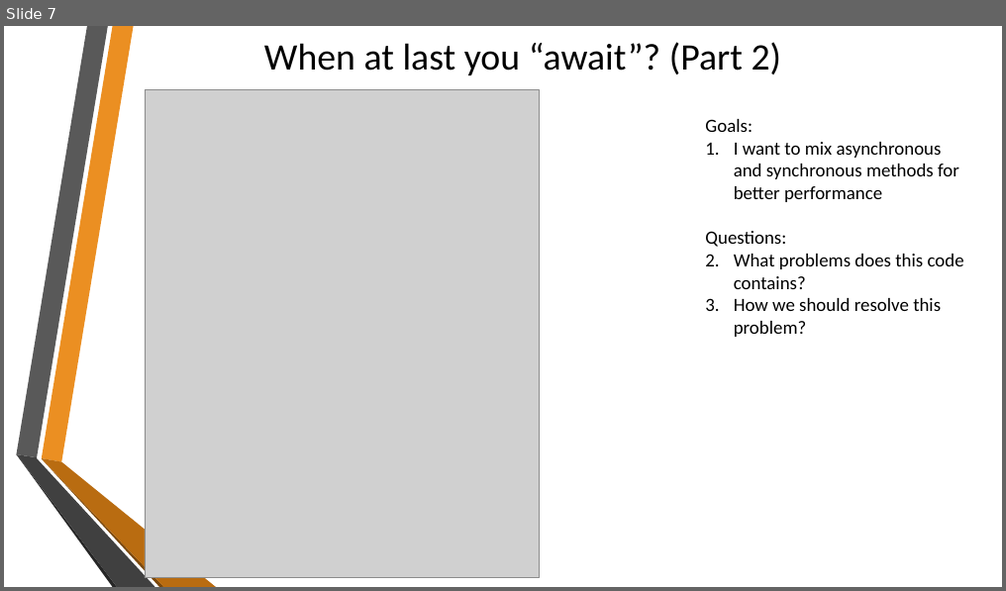
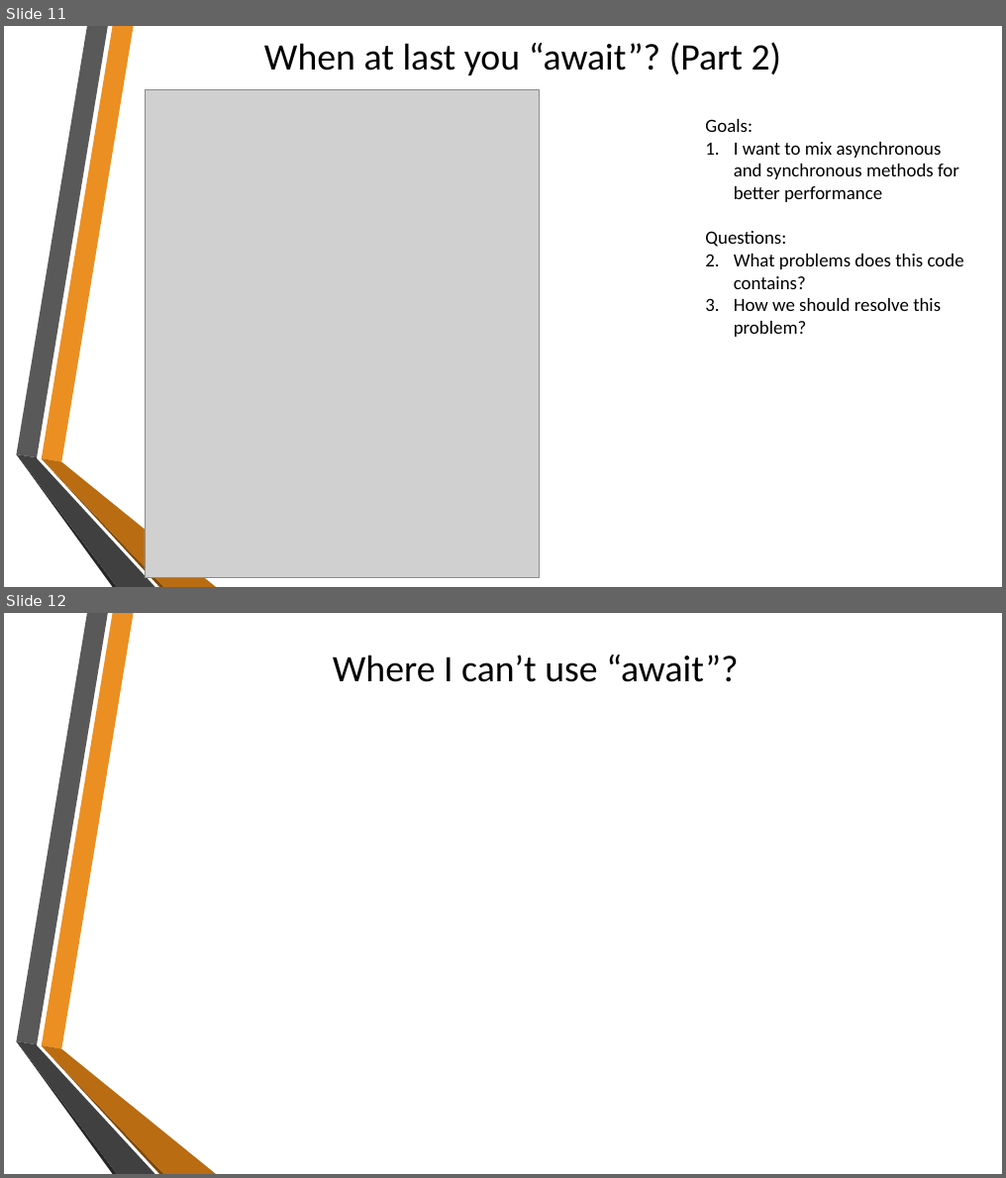
Before and after one commit to sflusov/AsyncAwaitPitfalls, a slide deck: Async Await and their pitfalls.pptx. Shown one above the other, each under a label of ours: slide 7 before the commit, slides 11 and 12 after it. The pictures are 1006x591 and 1006x1178 pixels, drawn with LibreOffice and Linux fonts; fonts in the diff are those of the drawing; grey boxes stand for pictures; background and template pictures are left out. Boxes give left, top, right and bottom in pixels: in the first picture for what was removed or moved away, otherwise in the second. Text is boxed around its words. In the diff, an @@ line names an element or a change of style, - is before the commit and + after.

```diff
--- a/Async Await and their pitfalls.pptx
+++ b/Async Await and their pitfalls.pptx
@@ slide 12 added at bbox=[4, 613, 1002, 1174], background picture (left out); not listed: 6 template elements that a slide beside it also shows @@
@@ title added at bbox=[333, 655, 738, 682], 36 pt, text #000000 @@
+Where I can’t use “await”?
@@ what was slide 7 is now slide 11 @@
```
Also in this commit, not shown: 4 slides changed, 5 other slides added, 4 other files.
